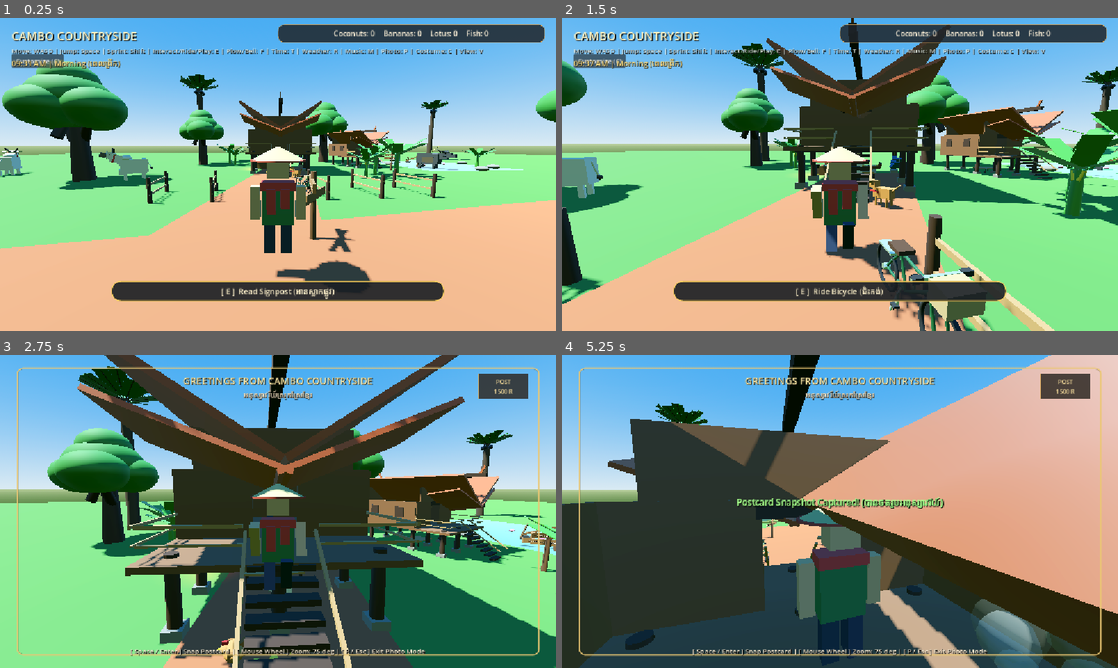
Above: before the commit, frames 1-4 (two rows, left to right).
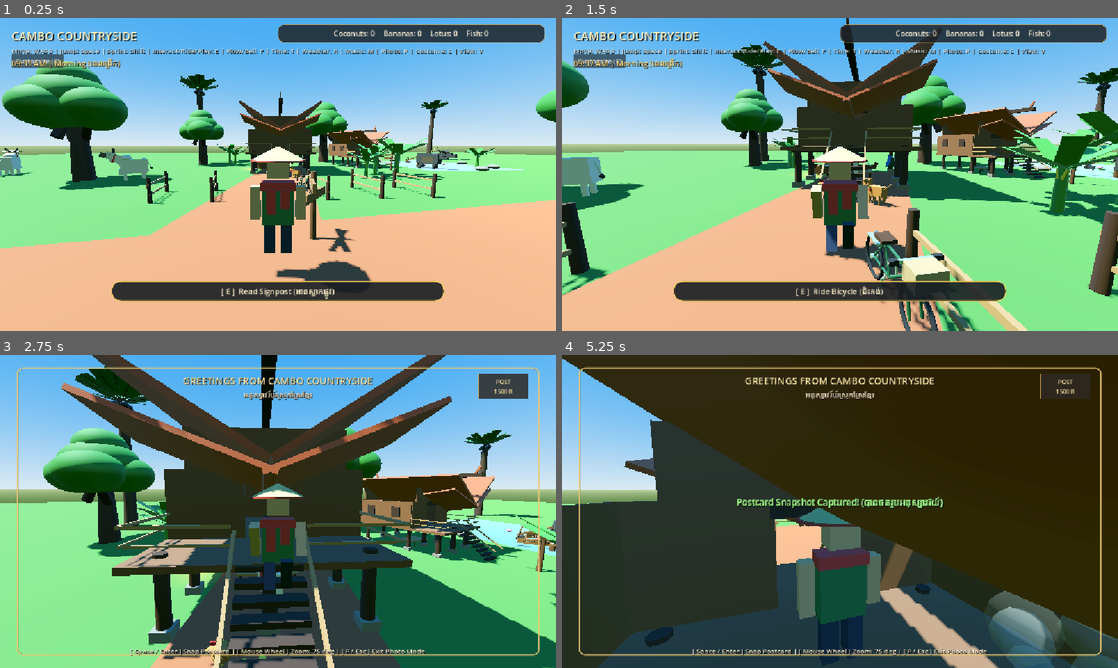
Above: after the commit, the same moments.

Repository: sreylinpo4-oss/cambo-countryside
Game: Godot game, scene res://Main.tscn
Two runs of this game, one before a commit and one after it. Both use one fixed random seed, a clock stepped at 60 frames per second and the inputs below.
Inputs (mouse positions are in pixels of both pictures, inside the frame that each line leads up to):
- Up to frame 1 (0.25 s): no input
- Up to frame 2 (1.5 s): tap Enter (ui_accept) at 0.5, 0.77, 1.07 s; move the mouse to (867, 174) at 0.52 s; hold Shift 0.53-1.28 s; hold Up (ui_up) from 0.53 s (still down); click (867, 174) at 0.67 s; move the mouse to (812, 174) at 1.27 s; tap Shift at 1.35 s; click (812, 174) at 1.42 s
- Up to frame 3 (2.75 s): keep holding Up (ui_up); tap Enter (ui_accept) at 1.52, 1.82 s; move the mouse to (289, 505) at 2.02 s; hold Shift from 2.03 s (still down); tap P at 2.1 s; click (289, 505) at 2.17 s
- Up to frame 4 (5.25 s): move the mouse to (834, 517) at 2.77 s; release Shift at 2.78 s; tap Space at 2.85 s; click (834, 517) at 2.92 s; tap Enter (ui_accept) at 3.02, 3.32, 3.77, 4.07 s; tap Shift at 3.05 s; move the mouse to (878, 514) at 3.52 s; hold Shift 3.53-4.25 s; tap C at 3.6 s; click (878, 514) at 3.67 s; release Up (ui_up) at 4.25 s; drag from (673, 464) to (756, 433) at 4.27 s; move the mouse to (867, 511) at 5.02 s; hold Down (ui_down) from 5.03 s (still down); hold Shift from 5.03 s (still down); tap E at 5.1 s; click (867, 511) at 5.17 s

The runs differ from the first frame. In frame 1, less than 0.1% of the frame differs, in the area x 53-56%, y 50-56%; in frame 2, 17%; in frame 3, 19%; in frame 4, 55%, in the area x 0-100%, y 0-100%.

Commit message:
Enhance bicycle and vehicle controls: direct WASD support, pivot turning, sprint pedaling, reverse, smooth capsule collision, and orbiting camera

Diff:
--- a/player.gd
+++ b/player.gd
@@ -775,10 +775,16 @@
 
 	# Mouse look during exploration
 	if event is InputEventMouseMotion and Input.mouse_mode == Input.MOUSE_MODE_CAPTURED:
-		rotate_y(-event.relative.x * mouse_sensitivity)
-		if pivot:
-			pivot.rotate_x(-event.relative.y * mouse_sensitivity)
-			pivot.rotation.x = clamp(pivot.rotation.x, deg_to_rad(-70.0), deg_to_rad(55.0))
+		if current_vehicle != null:
+			if pivot:
+				pivot.rotate_y(-event.relative.x * mouse_sensitivity)
+				pivot.rotate_x(-event.relative.y * mouse_sensitivity)
+				pivot.rotation.x = clamp(pivot.rotation.x, deg_to_rad(-70.0), deg_to_rad(55.0))
+		else:
+			rotate_y(-event.relative.x * mouse_sensitivity)
+			if pivot:
+				pivot.rotate_x(-event.relative.y * mouse_sensitivity)
+				pivot.rotation.x = clamp(pivot.rotation.x, deg_to_rad(-70.0), deg_to_rad(55.0))
 
 	# V key to toggle 1st person / 3rd person view
 	if event is InputEventKey and event.pressed and not event.echo:
@@ -837,6 +843,9 @@
 
 		# Vehicle specific player posing
 		if current_vehicle is CountrysideBicycle:
+			if pivot and absf(current_vehicle.current_speed) > 0.4:
+				pivot.rotation.y = lerp_angle(pivot.rotation.y, 0.0, delta * 3.0)
+
 			if left_arm and right_arm:
 				left_arm.rotation_degrees.x = -55.0
 				right_arm.rotation_degrees.x = -55.0
--- a/scripts/bicycle.gd
+++ b/scripts/bicycle.gd
@@ -34,13 +34,17 @@
 	add_to_group("interactables")
 	_build_bicycle_mesh()
 
-	# Solid collision
+	# Smooth capsule collision
 	var col = CollisionShape3D.new()
-	var box = BoxShape3D.new()
-	box.size = Vector3(0.6, 1.2, 1.9)
-	col.shape = box
-	col.position.y = 0.6
+	var cap = CapsuleShape3D.new()
+	cap.radius = 0.35
+	cap.height = 1.6
+	col.shape = cap
+	col.position.y = 0.8
 	add_child(col)
+
+	floor_snap_length = 0.4
+	floor_max_angle = deg_to_rad(45.0)
 
 
 func interact(player: Node) -> void:
@@ -53,7 +57,7 @@
 func mount(player: Node) -> void:
 	rider = player
 	is_ridden = true
-	interact_prompt = "Dismount Bicycle (ចុះពីលើកង់)"
+	interact_prompt = "Dismount [E] | Ring Bell [Space/F] | Sprint [Shift]"
 	kickstand.rotation_degrees.z = 0.0 # kickstand up
 	AudioSynth.play("bell", -2.0)
 
@@ -97,34 +101,58 @@
 
 func _physics_process(delta: float) -> void:
 	if not is_on_floor():
-		velocity.y -= 14.0 * delta
+		velocity.y -= 16.0 * delta
 	else:
 		velocity.y = 0.0
 
 	if is_ridden and rider != null:
-		var input_dir = Input.get_vector("ui_left", "ui_right", "ui_up", "ui_down")
-
-		# Throttle forward / back
-		if input_dir.y < -0.1: # Forward (W)
-			current_speed = move_toward(current_speed, max_speed, acceleration * delta)
-		elif input_dir.y > 0.1: # Brake / Reverse (S)
-			current_speed = move_toward(current_speed, -max_speed * 0.35, braking * delta)
+		# Explicit WASD + Arrow Keys
+		var throttle_input := 0.0
+		if Input.is_key_pressed(KEY_W) or Input.is_action_pressed("ui_up"):
+			throttle_input += 1.0
+		if Input.is_key_pressed(KEY_S) or Input.is_action_pressed("ui_down"):
+			throttle_input -= 1.0
+
+		var steer_input := 0.0
+		if Input.is_key_pressed(KEY_A) or Input.is_action_pressed("ui_left"):
+			steer_input += 1.0 # Steer left
+		if Input.is_key_pressed(KEY_D) or Input.is_action_pressed("ui_right"):
+			steer_input -= 1.0 # Steer right
+
+		var is_sprinting := Input.is_key_pressed(KEY_SHIFT)
+		var current_max_speed = 22.0 if is_sprinting else max_speed
+
+		# Throttle / Braking / Reversing
+		if throttle_input > 0.1: # Forward
+			var accel = (acceleration * 1.5) if is_sprinting else acceleration
+			current_speed = move_toward(current_speed, current_max_speed, accel * delta)
+		elif throttle_input < -0.1: # Reverse or Hard Brake
+			if current_speed > 0.5:
+				current_speed = move_toward(current_speed, 0.0, braking * 1.6 * delta)
+			else:
+				# Smooth reverse to push bike back out of obstacles
+				current_speed = move_toward(current_speed, -4.5, 7.0 * delta)
 		else:
-			# Coasting
-			current_speed = move_toward(current_speed, 0.0, 2.5 * delta)
-
-		# Steering (A / D)
-		var target_steer = -input_dir.x * 0.65
-		steer_angle = lerp(steer_angle, target_steer, delta * 8.0)
-
-		if absf(current_speed) > 0.2:
-			# Steer bicycle yaw
-			var turn_factor = (current_speed / max_speed)
-			rotate_y(steer_angle * turn_speed * delta * signf(current_speed))
+			# Coasting friction
+			current_speed = move_toward(current_speed, 0.0, 3.2 * delta)
+
+		# Handlebar Steering
+		var target_steer = steer_input * 0.70
+		steer_angle = lerp(steer_angle, target_steer, delta * 10.0)
+
+		# Yaw turning
+		if absf(current_speed) > 0.1:
+			var speed_ratio = clampf(absf(current_speed) / 5.0, 0.4, 1.0)
+			var turn_dir = signf(current_speed)
+			rotate_y(steer_angle * turn_speed * speed_ratio * delta * turn_dir)
 
 			# Lean bike into turns
-			var target_lean = -steer_angle * clampf(absf(current_speed) / 6.0, 0.0, 1.0) * 18.0
-			lean_angle = lerp(lean_angle, target_lean, delta * 6.0)
+			var target_lean = -steer_angle * clampf(absf(current_speed) / 5.0, 0.0, 1.0) * 22.0
+			lean_angle = lerp(lean_angle, target_lean, delta * 7.0)
+		elif absf(steer_input) > 0.1:
+			# Gentle pivot turn when stopped so player never gets stuck facing an obstacle
+			rotate_y(steer_input * 2.0 * delta)
+			lean_angle = lerp(lean_angle, 0.0, delta * 6.0)
 		else:
 			lean_angle = lerp(lean_angle, 0.0, delta * 6.0)
 
--- a/scripts/buffalo.gd
+++ b/scripts/buffalo.gd
@@ -99,18 +99,28 @@
 
 
 func _handle_ridden(delta: float) -> void:
-	# Buffalo movement controlled by player input
-	var input_dir = Input.get_vector("ui_left", "ui_right", "ui_up", "ui_down")
-
-	if input_dir.length() > 0.1:
-		# Steer
-		var steer = -input_dir.x * 2.2 * delta
-		rotate_y(steer)
-
-		# Move forward / back
-		var forward = -transform.basis.z * (-input_dir.y)
-		velocity.x = forward.x * ridden_speed
-		velocity.z = forward.z * ridden_speed
+	# Explicit WASD + Arrow Keys
+	var forward_input := 0.0
+	if Input.is_key_pressed(KEY_W) or Input.is_action_pressed("ui_up"):
+		forward_input += 1.0
+	if Input.is_key_pressed(KEY_S) or Input.is_action_pressed("ui_down"):
+		forward_input -= 1.0
+
+	var steer_input := 0.0
+	if Input.is_key_pressed(KEY_A) or Input.is_action_pressed("ui_left"):
+		steer_input += 1.0
+	if Input.is_key_pressed(KEY_D) or Input.is_action_pressed("ui_right"):
+		steer_input -= 1.0
+
+	# Steer whenever turning input is active
+	if absf(steer_input) > 0.1:
+		rotate_y(steer_input * 2.2 * delta)
+
+	if absf(forward_input) > 0.1:
+		var speed = ridden_speed if forward_input > 0 else (ridden_speed * 0.45)
+		var forward = -transform.basis.z * forward_input
+		velocity.x = forward.x * speed
+		velocity.z = forward.z * speed
 
 		walk_time += delta * 6.0
 		leg_fl.rotation_degrees.x = sin(walk_time) * 25.0
Not shown, added: scripts/roneat_instrument.gd.uid
Not shown, added: scripts/village_npc.gd.uid
